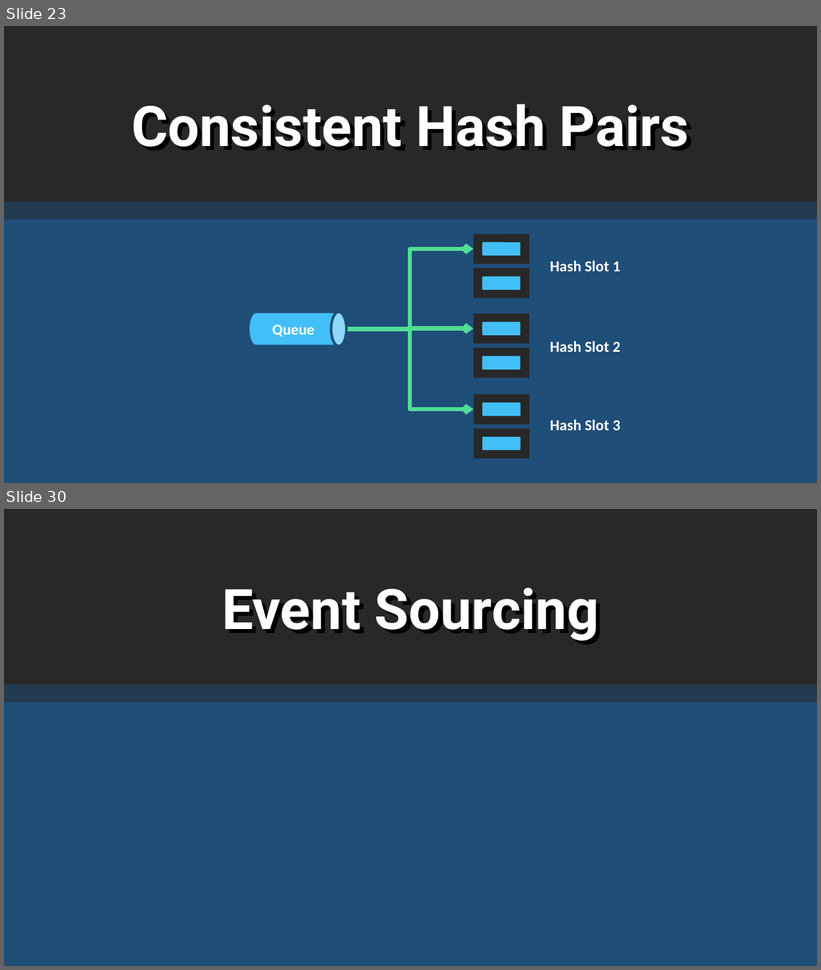
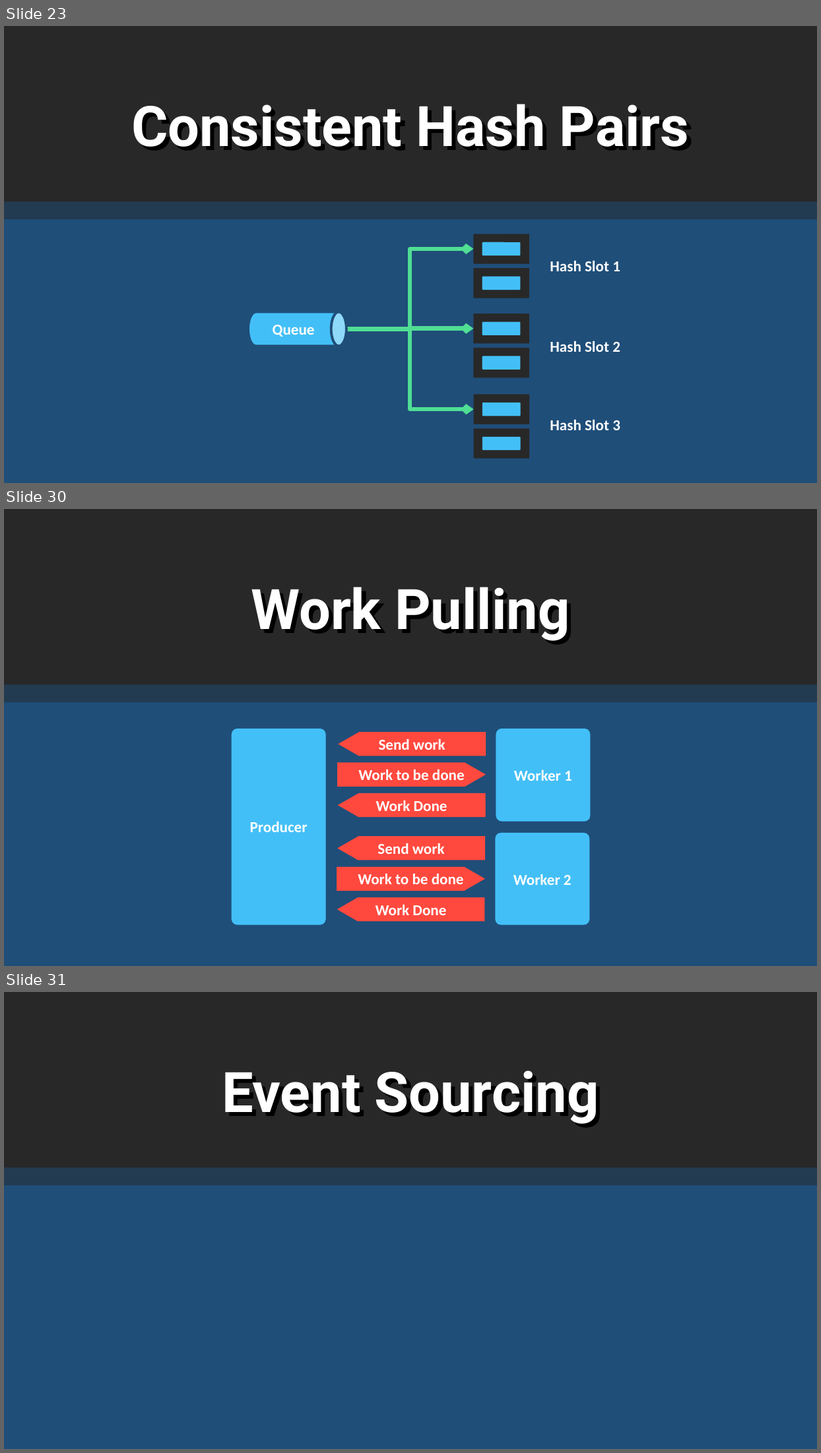
Before and after one commit to rogeralsing/Presentations, a slide deck: FailingGracefully/QConSP/protoactor.pptx. Shown one above the other, each under a label of ours: slides 23 and 30 before the commit, slides 23, 30 and 31 after it; the slides between them are not shown. The pictures are 821x970 and 821x1453 pixels, drawn with LibreOffice and Linux fonts; fonts in the diff are those of the drawing. Boxes give left, top, right and bottom in pixels: in the first picture for what was removed or moved away, otherwise in the second. Text is boxed around its words. In the diff, an @@ line names an element or a change of style, - is before the commit and + after.

```diff
--- a/FailingGracefully/QConSP/protoactor.pptx
+++ b/FailingGracefully/QConSP/protoactor.pptx
@@ slide 30 added at (4,509,817,966), background #1F4E79 @@
@@ rounded rectangle added at (4,509,817,685), fill #282828 @@
@@ text added at (251,587,570,641), 66 pt, text #FFFFFF, bold @@
+Work Pulling
@@ rounded rectangle added at (4,685,817,702), fill #233B50 @@
@@ group added at (232,729,591,925): 6 freeform shapes, 3 rounded rectangles @@
+Worker 1
+Producer
+Work to be done
+Send work
+Worker 2
+Work to be done
+Send work
+Work Done
+Work Done
@@ what was slide 30 is now slide 31 @@
```
Also in this commit, not shown: 7 slides changed, 4 other slides added, 4 slides removed.
